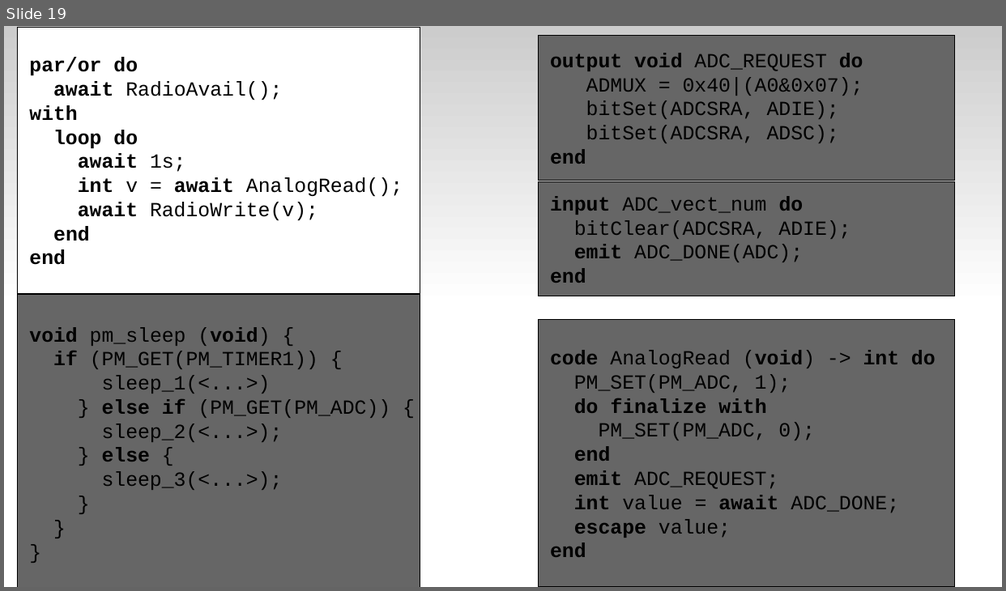
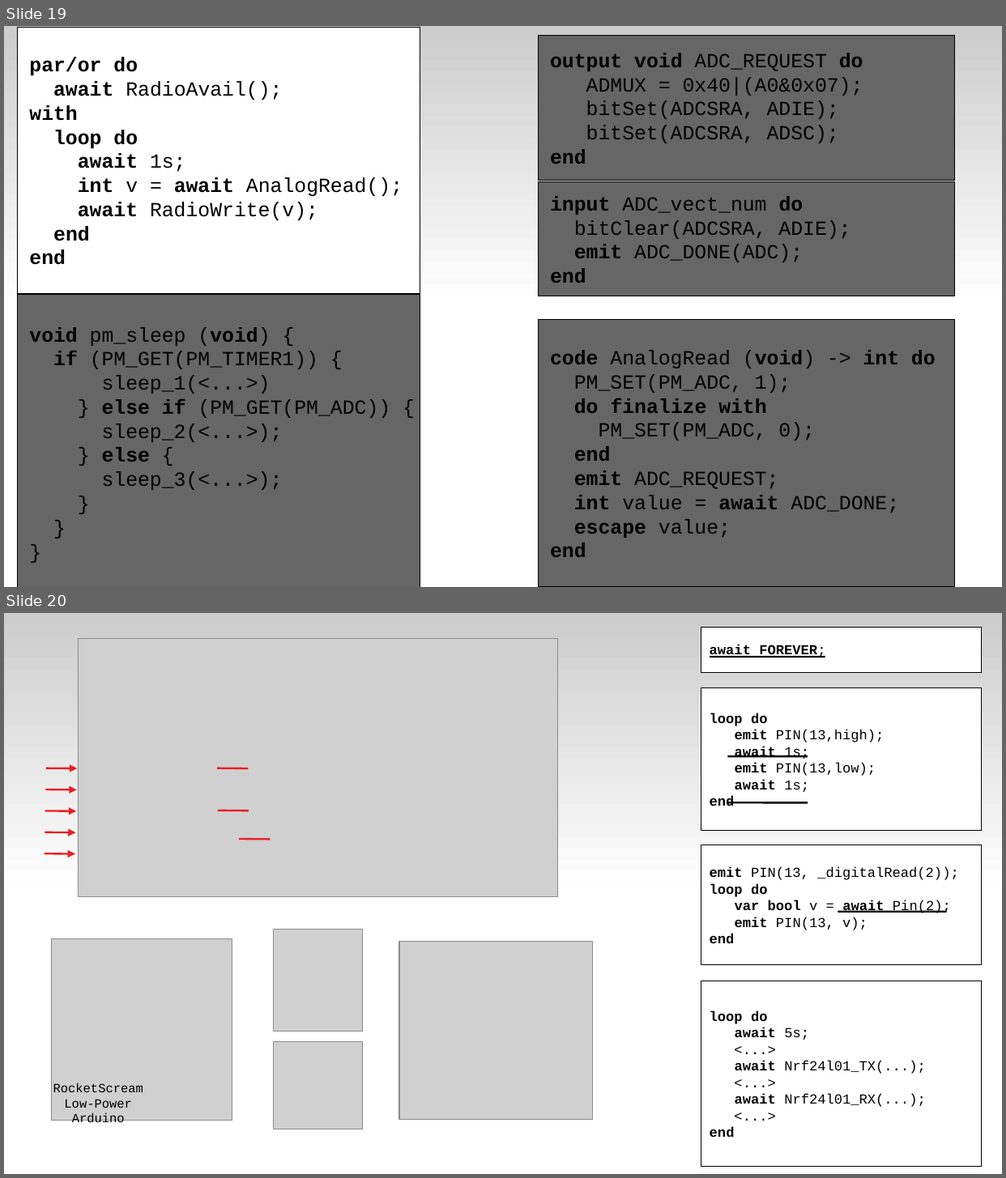
Before and after one commit to fsantanna-uerj/serrapilheira, a slide deck: LCTES/ceu-lctes-wip.odp. Shown one above the other, each under a label of ours: slide 19 before the commit, slides 19 and 20 after it. The pictures are 1006x591 and 1006x1178 pixels, drawn with LibreOffice and Linux fonts; fonts in the diff are those of the drawing; grey boxes stand for pictures. Boxes give left, top, right and bottom in pixels: in the first picture for what was removed or moved away, otherwise in the second. Text is boxed around its words. In the diff, an @@ line names an element or a change of style, - is before the commit and + after.

```diff
--- a/LCTES/ceu-lctes-wip.odp
+++ b/LCTES/ceu-lctes-wip.odp
@@ slide 20 added at bbox=[4, 613, 1002, 1174], background #FFFFFF; not listed: 1 template element that a slide beside it also shows @@
@@ rectangle added at bbox=[701, 627, 982, 672], fill #FFFFFF, outline #000000 0 pt, 11 pt, text #000000, bold @@
+await FOREVER;
@@ picture added at bbox=[79, 638, 558, 897] @@
@@ line added from (710, 657) to (825, 657), #000000 1.5 pt @@
@@ rectangle added at bbox=[701, 688, 982, 830], fill #FFFFFF, outline #000000 0 pt, 11 pt, text #000000 @@
+loop do
+emit PIN(13,high);
+await 1s;
+emit PIN(13,low);
+await 1s;
+end
@@ line added from (727, 757) to (808, 757), #000000 1.5 pt @@
@@ arrow added from (47, 768) to (78, 769), #ED1C24 1.5 pt @@
@@ line added from (218, 768) to (249, 769), #ED1C24 1.5 pt @@
@@ arrow added from (45, 790) to (76, 790), #ED1C24 1.5 pt @@
@@ line added from (727, 803) to (808, 803), #000000 1.5 pt @@
@@ arrow added from (45, 811) to (76, 811), #ED1C24 1.5 pt @@
@@ line added from (218, 811) to (249, 811), #ED1C24 1.5 pt @@
@@ arrow added from (44, 854) to (75, 854), #ED1C24 1.5 pt @@
@@ arrow added from (44, 833) to (75, 833), #ED1C24 1.5 pt @@
@@ line added from (240, 839) to (270, 839), #ED1C24 1.5 pt @@
@@ rectangle added at bbox=[701, 845, 982, 965], fill #FFFFFF, outline #000000 0 pt, 11 pt, text #000000 @@
+emit PIN(13, _digitalRead(2));
+loop do
+var bool v = await Pin(2);
+emit PIN(13, v);
+end
@@ line added from (838, 912) to (947, 912), #000000 1.5 pt @@
@@ picture added at bbox=[51, 940, 232, 1121] @@
@@ picture added at bbox=[274, 930, 363, 1033] @@
@@ picture added at bbox=[400, 942, 593, 1120] @@
@@ rectangle added at bbox=[701, 982, 982, 1168], fill #FFFFFF, outline #000000 0 pt, 11 pt, text #000000 @@
+loop do
+await 5s;
+<...>
+await Nrf24l01_TX(...);
+<...>
+await Nrf24l01_RX(...);
+<...>
+end
@@ picture added at bbox=[274, 1042, 363, 1129] @@
@@ text added at bbox=[53, 1084, 143, 1127], 10 pt, text #000000 @@
+RocketScream
+Low-Power
+Arduino
```
Also in this commit, not shown: 4 slides changed, 8 other files.
